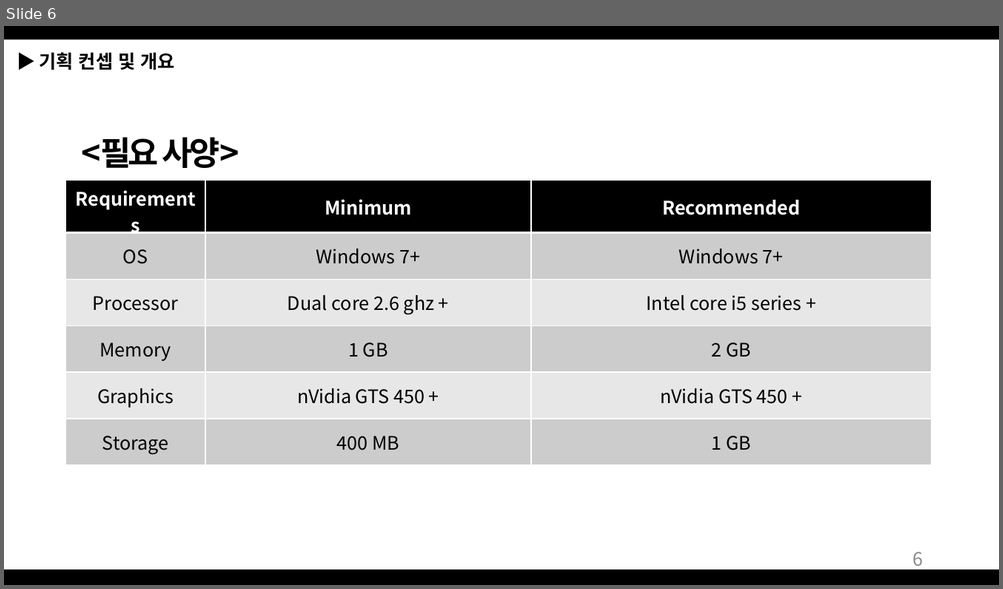
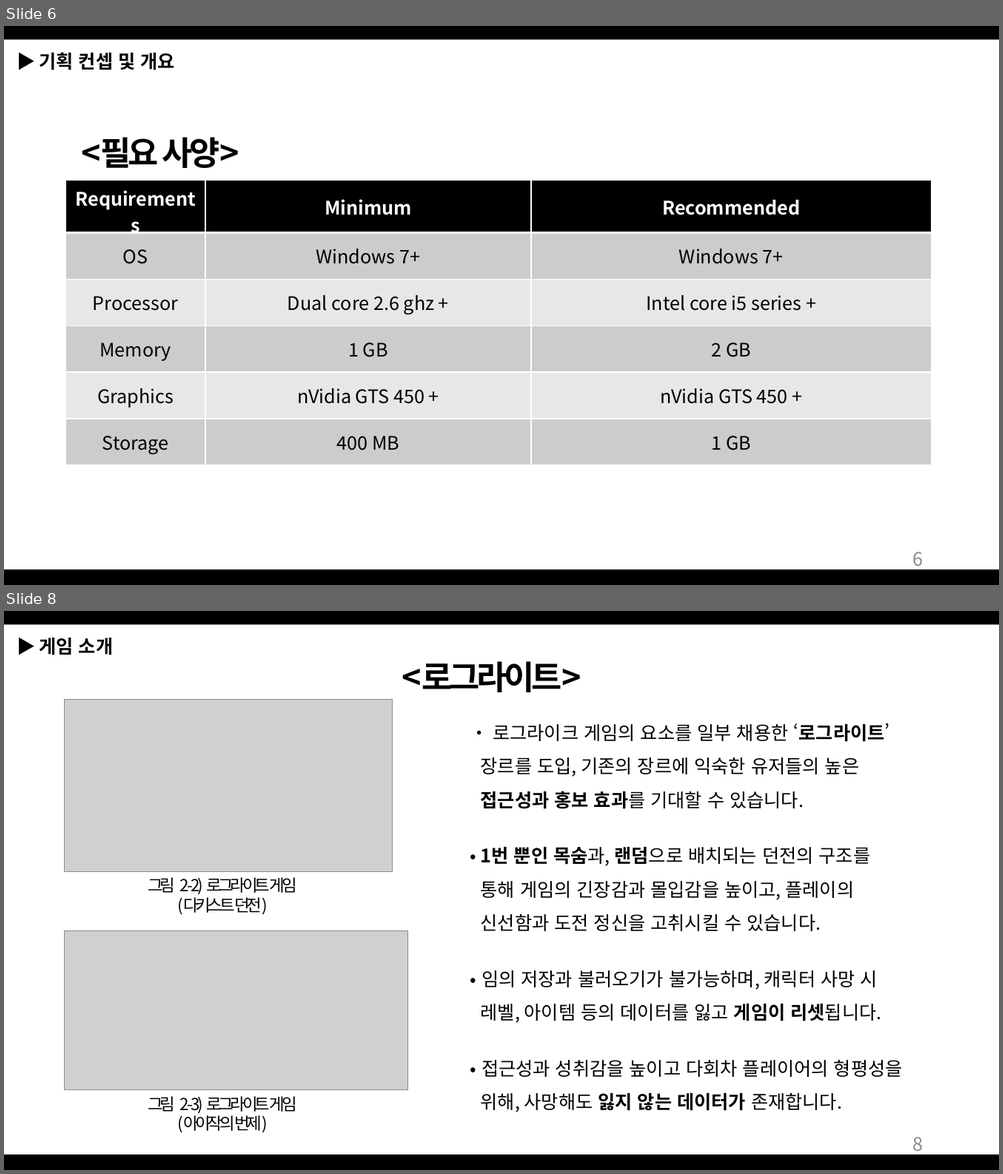
Before and after one commit to Bumizi/GameDesign, a slide deck: 2018 동계방학 기획자 특훈/Dungeon Tamer_190103.pptx. Shown one above the other, each under a label of ours: slide 6 before the commit, slides 6 and 8 after it; the slides between them are not shown. The pictures are 1003x589 and 1003x1174 pixels, drawn with LibreOffice and Linux fonts; fonts in the diff are those of the drawing; grey boxes stand for pictures. Boxes give left, top, right and bottom in pixels: in the first picture for what was removed or moved away, otherwise in the second. Text is boxed around its words. In the diff, an @@ line names an element or a change of style, - is before the commit and + after.

Commit message:
Dungeon Tamer 5차
제안서 5차
-목차 및 슬라이드 순서 변경
-게임 플레이 파트 대대적 수정

```diff
--- a/2018 동계방학 기획자 특훈/Dungeon Tamer_190103.pptx
+++ b/2018 동계방학 기획자 특훈/Dungeon Tamer_190103.pptx
@@ slide 8 added at bbox=[4, 611, 999, 1170], background #FFFFFF @@
@@ rectangle added at bbox=[4, 611, 999, 624], fill #000000 @@
@@ text added at bbox=[39, 638, 113, 655], 18 pt, text #000000, bold @@
+▶ 게임 소개
@@ text added at bbox=[402, 661, 581, 692], 32 pt, text #000000, bold @@
+<로그라이트>
@@ picture added at bbox=[65, 700, 392, 872] @@
@@ text added at bbox=[481, 723, 902, 1113], 18 pt, text #000000 @@
+• 로그라이크 게임의 요소를 일부 채용한 ‘로그라이트’
+장르를 도입, 기존의 장르에 익숙한 유저들의 높은
+접근성과 홍보 효과를 기대할 수 있습니다.
+• 1번 뿐인 목숨과, 랜덤으로 배치되는 던전의 구조를
+통해 게임의 긴장감과 몰입감을 높이고, 플레이의
+신선함과 도전 정신을 고취시킬 수 있습니다.
+• 임의 저장과 불러오기가 불가능하며, 캐릭터 사망 시
+레벨, 아이템 등의 데이터를 잃고 게임이 리셋됩니다.
+• 접근성과 성취감을 높이고 다회차 플레이어의 형평성을
+위해, 사망해도 잃지 않는 데이터가 존재합니다.
@@ text added at bbox=[148, 877, 297, 915], 16 pt, text #000000 @@
+그림 2 - 2 ) 로그라이트 게임(다키스트 던전)
@@ picture added at bbox=[65, 931, 407, 1091] @@
@@ text added at bbox=[148, 1096, 297, 1133], 16 pt, text #000000 @@
+그림 2 - 3 ) 로그라이트 게임(아이작의 번제)
@@ page number added at bbox=[912, 1137, 922, 1156], 18 pt, text #8C8C8C @@
+8
@@ rectangle added at bbox=[4, 1155, 999, 1170], fill #000000 @@
```
Also in this commit, not shown: 24 slides changed, 2 other slides added, 3 slides removed, 12 other files.
